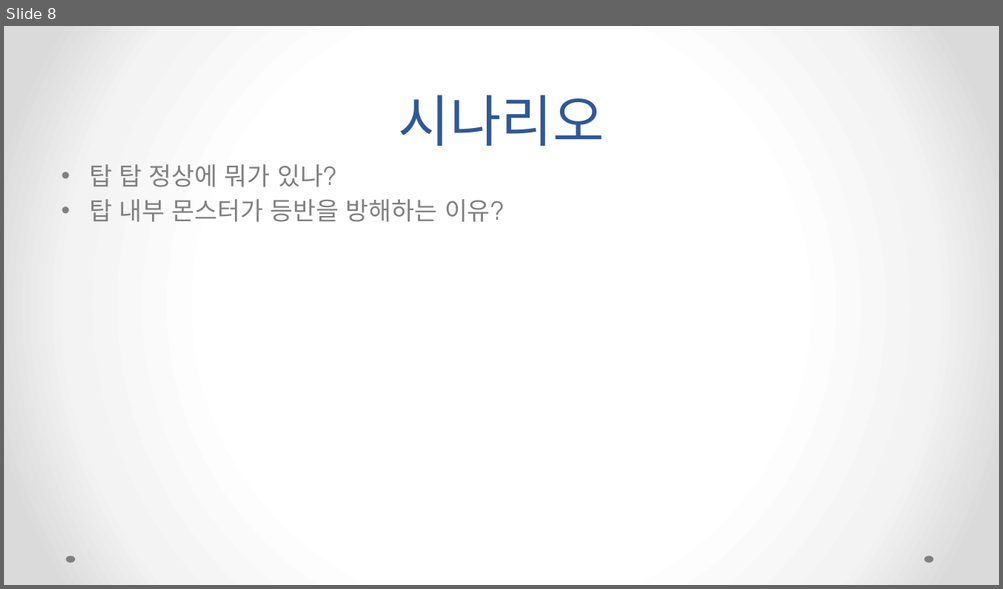
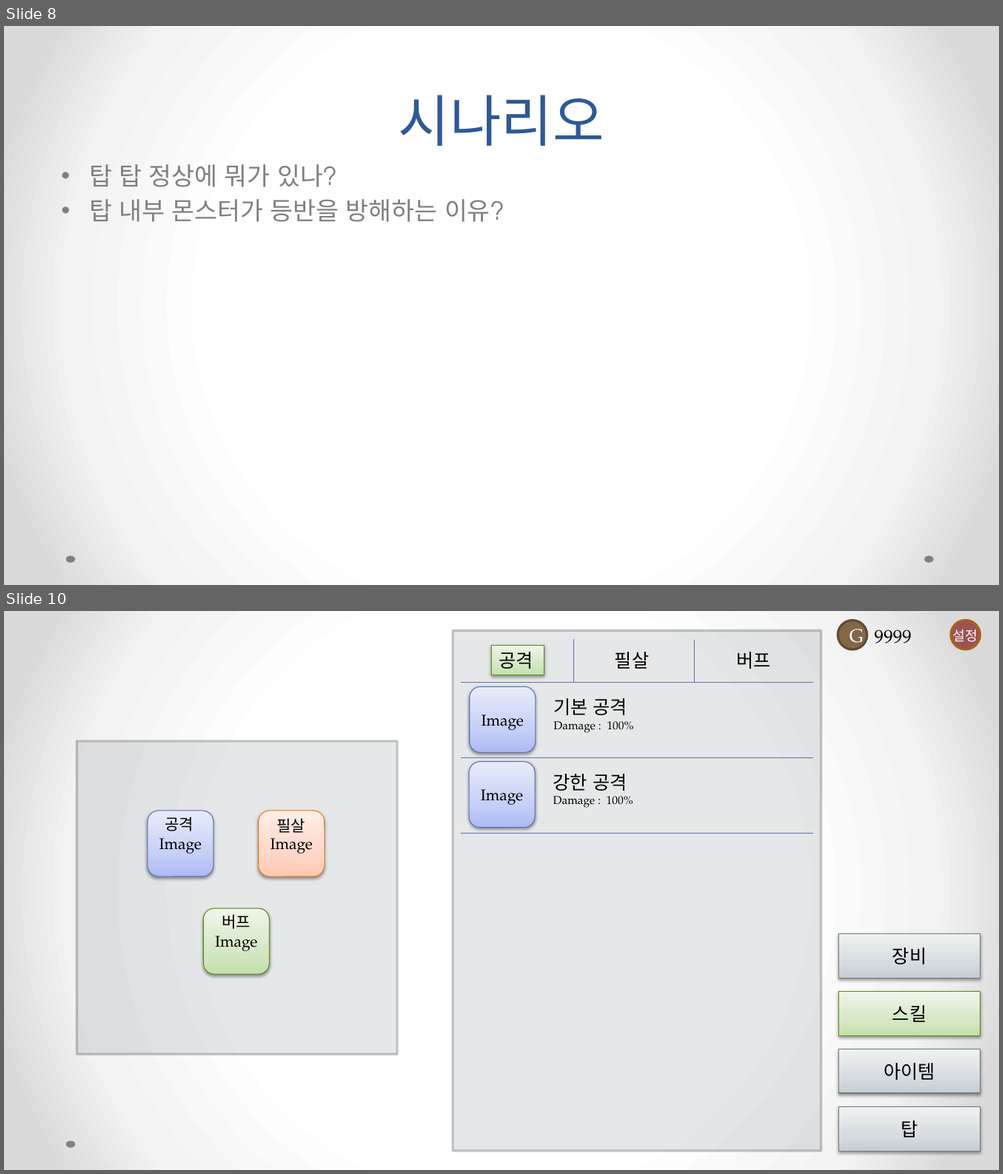
Before and after one commit to zncnf/Cocos2d_Portfolio, a slide deck: 포트폴리오 기획서 - 지환.pptx. Shown one above the other, each under a label of ours: slide 8 before the commit, slides 8 and 10 after it; the slides between them are not shown. The pictures are 1003x589 and 1003x1174 pixels, drawn with LibreOffice and Linux fonts; fonts in the diff are those of the drawing. Boxes give left, top, right and bottom in pixels: in the first picture for what was removed or moved away, otherwise in the second. Text is boxed around its words. In the diff, an @@ line names an element or a change of style, - is before the commit and + after.

Commit message:
기획서 아이템, 장비, 스킬 추가

```diff
--- a/포트폴리오 기획서 - 지환.pptx
+++ b/포트폴리오 기획서 - 지환.pptx
@@ slide 10 added at [4, 611, 999, 1170], background gradient #FFFFFF to #F4F4F4 to #DADADA; not listed: 2 template elements that a slide beside it also shows @@
@@ rectangle added at [452, 630, 821, 1151], fill #758085 at 19% opacity, outline #575F62 2.25 pt @@
@@ ellipse added at [837, 620, 867, 649], fill #846648, outline #624B35 2.25 pt, 18 pt, text #FFFFFF @@
+G
@@ text added at [874, 629, 911, 644], 18 pt, text #000000 @@
+9999
@@ ellipse added at [950, 620, 980, 649], fill #9C5252, outline #AA6219 2.25 pt @@
@@ text added at [952, 627, 976, 644], 13 pt, text #FFFFFF @@
+설정
@@ rectangle added at [491, 645, 544, 675], fill gradient #C5E1AB to #D6E9C5 to #EFF7E9, outline #62891C 0.75 pt, 18 pt, text #000000 @@
+공격
@@ line added from (574, 639) to (574, 682), #5C72B2 0.75 pt @@
@@ text added at [614, 652, 649, 669], 18 pt, text #000000 @@
+필살
@@ line added from (694, 640) to (694, 683), #5C72B2 0.75 pt @@
@@ text added at [737, 652, 771, 669], 18 pt, text #000000 @@
+버프
@@ line added from (461, 683) to (814, 683), #5C72B2 0.75 pt @@
@@ rounded rectangle added at [469, 687, 535, 753], fill gradient #ADBBF6 to #C5CFF8 to #E8ECFD, outline #5C72B2 0.75 pt, 15 pt, text #000000 @@
+Image
@@ text added at [553, 698, 634, 733], 11 pt, text #000000 @@
+기본 공격
+Damage : 100%
@@ rectangle added at [77, 741, 397, 1054], fill #758085 at 19% opacity, outline #575F62 2.25 pt @@
@@ line added from (461, 758) to (814, 758), #5C72B2 0.75 pt @@
@@ rounded rectangle added at [469, 762, 535, 827], fill gradient #ADBBF6 to #C5CFF8 to #E8ECFD, outline #5C72B2 0.75 pt, 15 pt, text #000000 @@
+Image
@@ text added at [553, 774, 633, 808], 11 pt, text #000000 @@
+강한 공격
+Damage : 100%
@@ rounded rectangle added at [148, 811, 213, 877], fill gradient #ADBBF6 to #C5CFF8 to #E8ECFD, outline #5C72B2 0.75 pt, 15 pt, text #000000 @@
+Image
@@ text added at [165, 817, 193, 832], 15 pt, text #000000 @@
+공격
@@ rounded rectangle added at [259, 811, 324, 877], fill gradient #FFC9B1 to #FFD8C8 to #FFF0EA, outline #E6811C 0.75 pt, 15 pt, text #000000 @@
+Image
@@ text added at [276, 818, 305, 833], 15 pt, text #000000 @@
+필살
@@ line added from (461, 833) to (814, 833), #5C72B2 0.75 pt @@
@@ rounded rectangle added at [203, 908, 269, 974], fill gradient #C5E1AB to #D6E9C5 to #EFF7E9, outline #62891C 0.75 pt, 15 pt, text #000000 @@
+Image
@@ text added at [222, 914, 250, 929], 15 pt, text #000000 @@
+버프
@@ rectangle added at [839, 934, 980, 978], fill gradient #C5CED2 to #D6DCDF to #EFF2F3, outline #727D82 0.75 pt, 18 pt, text #000000 @@
+장비
@@ rectangle added at [839, 991, 980, 1036], fill gradient #C5E1AB to #D6E9C5 to #EFF7E9, outline #62891C 0.75 pt, 18 pt, text #000000 @@
+스킬
@@ rectangle added at [839, 1049, 980, 1093], fill gradient #C5CED2 to #D6DCDF to #EFF2F3, outline #727D82 0.75 pt, 18 pt, text #000000 @@
+아이템
@@ rectangle added at [839, 1107, 980, 1151], fill gradient #C5CED2 to #D6DCDF to #EFF2F3, outline #727D82 0.75 pt, 18 pt, text #000000 @@
+탑
```
Also in this commit, not shown: 1 slide changed, 1 other slide added.
